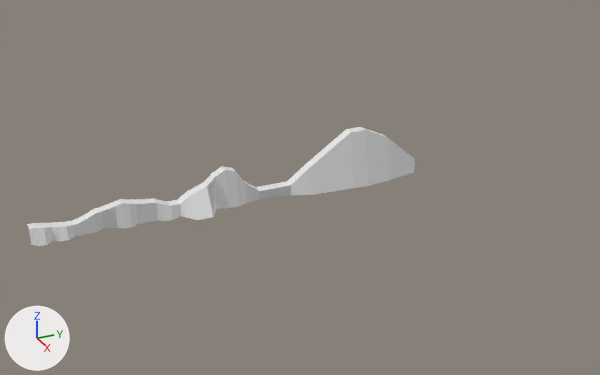
The FBX model Lunar/Assets/Resources/Models/Land_3.FBX: old version first, new version second.
Rendered twice from a camera (50 mm lens) standing at (135.4, -22.5, 68.2) and looking at (-2.0, 39.3, -0.5). The lights are fixed; the arrows at lower left show +X, +Y and +Z. Where no turn or scale is listed for an object, it has been applied to the vertices.
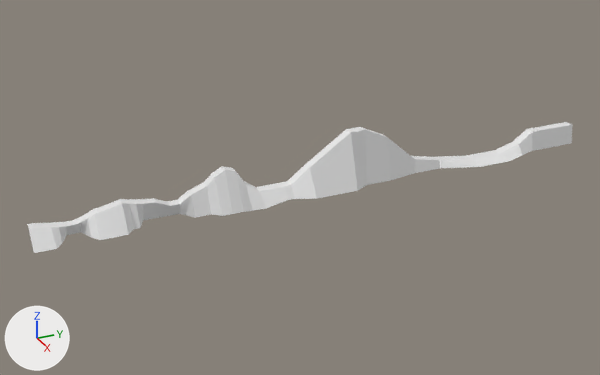
Boxes (x1, y1, x2, y2) around the edits, measured in the pictures (600 x 375 px):
'Plane001', reshaped (41% wider, 10% taller): before (27, 127, 415, 246); after (27, 122, 573, 253)
part 1 of me_mesh, built on: before (29, 132, 415, 246); after (29, 122, 573, 253)

Patch to the scene script:
```diff
--- a/Lunar/Assets/Resources/Models/Land_3.FBX.py
+++ b/Lunar/Assets/Resources/Models/Land_3.FBX.py
@@ me_mesh @@
 # used by ob_plane001; location = (-0.1, 0.1, 0.0)
-me_mesh.from_pydata(...)  # 108 vertices, 70 faces; spans x -3.4..1.7, y -12.7..65.3, z -1.6..9.7
+me_mesh.from_pydata(...)  # 126 vertices, 82 faces; spans x -3.4..2.1, y -12.7..106.8, z -1.6..9.7
+# me_mesh part 1
+# 6 vertices in x -1.3, y -12.7..27.7, z -1.5..-1.4 move by (3.4, 0.0, 0.0)
+# 6 vertices in x -1.3, y -5.1..14.6, z -1.6..-1.5 move by (-1.2, 0.0, 0.0)
+# 3 vertices in x -0.4, y -6.3..12.7, z -1.6..-1.5 move by (-2.1, 0.0, 0.0)
+# 3 vertices in x -1.3, y -2.5..37.1, z -1.6..-1.5 move by (1.7, 0.0, 0.0)
+# 3 vertices in x -2.2, y 0.0..30.5, z -1.6..-1.5 move by (4.3, 0.0, 0.0)
+# 15 vertices move from x -2.2..1.7, y -11.4..65.3, z -1.6..-1.4 to x -0.8..2.1, y -11.4..65.3, z -1.6..-1.4
+# 12 vertices are added at x -3.3..2.1, y 71.5..106.8, z -1.6..2.8
+# 6 new vertices lie (2.0, 0.0, 0.0) away from vertices in x -3.3, y 71.5..106.8, z -1.0..2.8
+# 12 new faces join them
```
